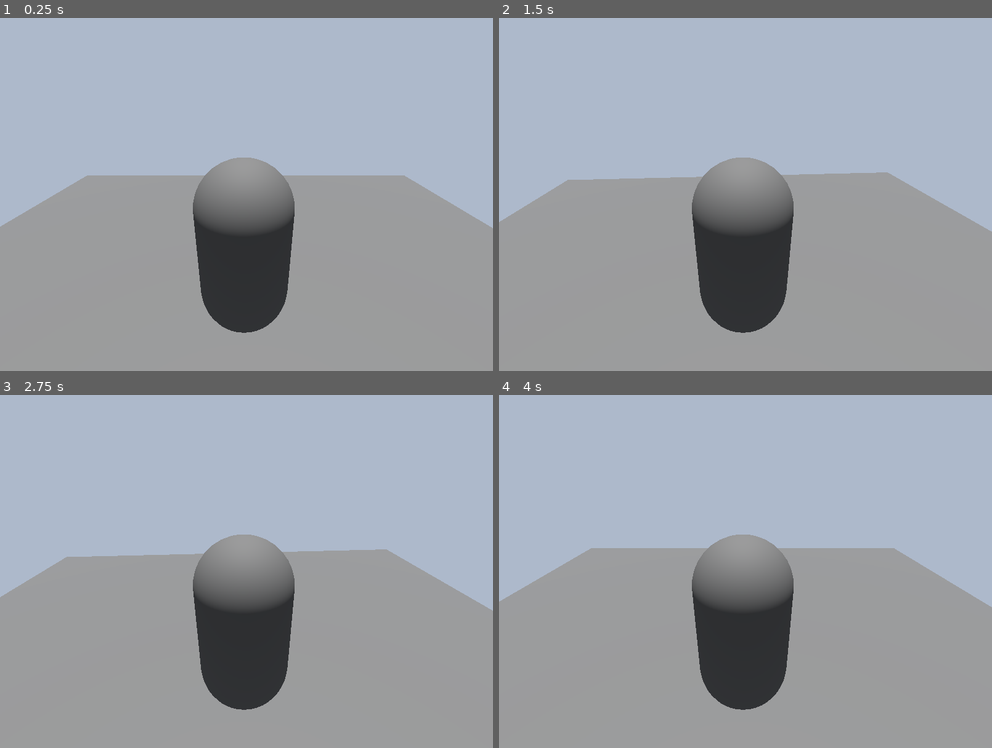
Above: before the commit, frames 1-4 (two rows, left to right).
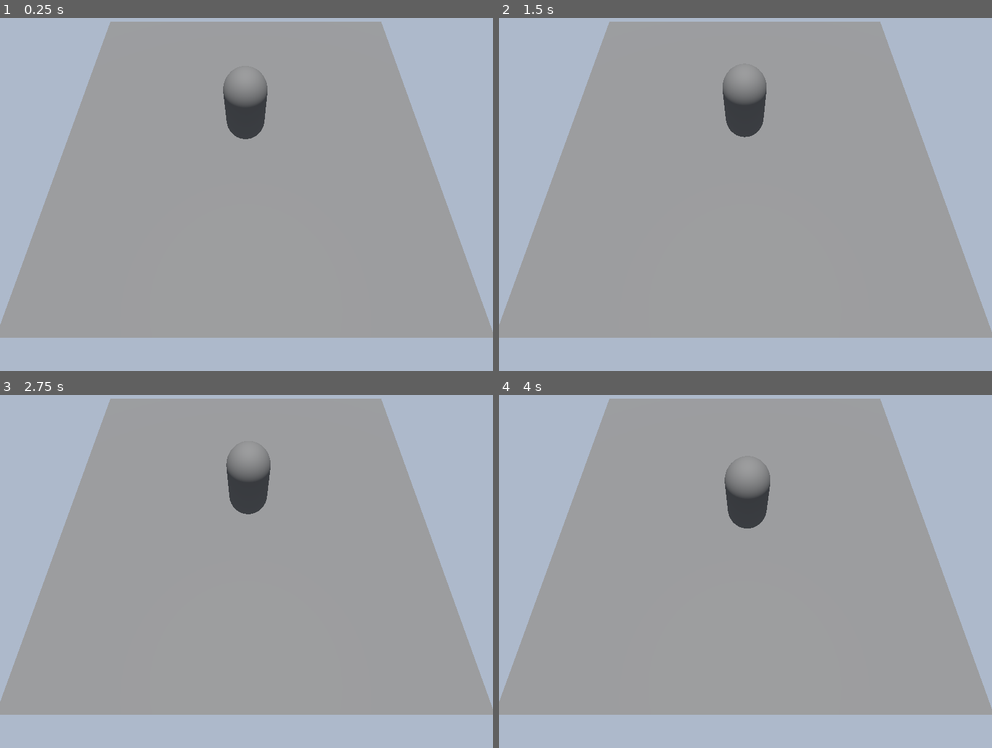
Above: after the commit, the same moments.

Repository: funhouse-ghoul/ChopShop
Game: Godot game, scene res://Scenes/2dMove.tscn
The game is run twice, just before and just after one commit, with the same random seed, the same clock (stepped at 60 frames per second) and the same inputs.
Inputs:
- Up to frame 1 (0.25 s): no input
- Up to frame 2 (1.5 s): tap Enter at 0.5 s; tap Right (io+r) at 0.6 s; tap Space at 1.25 s; tap W (io+x) at 1.35 s
- Up to frame 3 (2.75 s): tap Enter at 2 s; tap D (io+y) at 2.1 s
- Up to frame 4 (4 s): tap Space at 2.75 s; tap Left (io-r) at 2.85 s; tap Enter at 3.5 s; hold S (io-x) from 3.53 s (still down)

The runs differ from the first frame. In frame 1, 48% of the frame differs, in the area x 0-100%, y 1-100%; in frame 2, 48%; in frame 3, 48%; in frame 4, 48%.

Commit message:
Cleanup and reconsolidation from other projects

Diff:
--- /dev/null
+++ b/Prefabs/player_character.tscn
@@ -0,0 +1,17 @@
+[gd_scene format=3 uid="uid://2besls77sjdb"]
+
+[ext_resource type="Script" uid="uid://dgpmbcntp0hpt" path="res://Scripts/2d_player_mov.gd" id="1_uql71"]
+
+[sub_resource type="CapsuleMesh" id="CapsuleMesh_kgtat"]
+
+[sub_resource type="CapsuleShape3D" id="CapsuleShape3D_kgtat"]
+
+[node name="PlayerCharacter" type="CharacterBody3D" unique_id=825253521]
+script = ExtResource("1_uql71")
+mov_sty = 2
+
+[node name="LightDummy" type="MeshInstance3D" parent="." unique_id=1217479281]
+mesh = SubResource("CapsuleMesh_kgtat")
+
+[node name="CollisionShape3D" type="CollisionShape3D" parent="." unique_id=1757837311]
+shape = SubResource("CapsuleShape3D_kgtat")
--- a/Scenes/2dMove.tscn
+++ b/Scenes/2dMove.tscn
@@ -1,7 +1,7 @@
 [gd_scene format=3 uid="uid://d14t6ngwavtp5"]
 
 [ext_resource type="Environment" uid="uid://b4qygowk1fcof" path="res://Environments/BasicEnv.tres" id="1_f04nv"]
-[ext_resource type="Script" uid="uid://dgpmbcntp0hpt" path="res://Scripts/2d_player_mov.gd" id="1_vqktc"]
+[ext_resource type="PackedScene" uid="uid://2besls77sjdb" path="res://Prefabs/player_character.tscn" id="2_vqktc"]
 
 [sub_resource type="PlaneMesh" id="PlaneMesh_kgtat"]
 size = Vector2(10, 10)
@@ -9,11 +9,10 @@
 [sub_resource type="BoxShape3D" id="BoxShape3D_kgtat"]
 size = Vector3(10, 0.1, 10)
 
-[sub_resource type="CapsuleMesh" id="CapsuleMesh_kgtat"]
+[node name="World" type="Node3D" unique_id=1415019361]
 
-[sub_resource type="CapsuleShape3D" id="CapsuleShape3D_kgtat"]
-
-[node name="World" type="Node3D" unique_id=1415019361]
+[node name="WorldCam" type="Camera3D" parent="." unique_id=215360606]
+transform = Transform3D(-1.7804915e-08, 0.9132815, -0.407329, 3.9920803e-08, 0.407329, 0.9132815, 1, 0, -4.371139e-08, -4.193611, 5.6411715, 0.025782585)
 
 [node name="Environment" type="Node3D" parent="." unique_id=1587728660]
 
@@ -34,16 +33,5 @@
 transform = Transform3D(1, 0, 0, 0, 1, 0, 0, 0, 1, 0, -0.1, 0)
 shape = SubResource("BoxShape3D_kgtat")
 
-[node name="CharacterBody3D" type="CharacterBody3D" parent="." unique_id=479084047]
+[node name="PlayerCharacter" parent="." unique_id=825253521 instance=ExtResource("2_vqktc")]
 transform = Transform3D(1, 0, 0, 0, 1, 0, 0, 0, 1, 0, 1.0595083, 0)
-script = ExtResource("1_vqktc")
-mov_sty = 2
-
-[node name="LightDummy" type="MeshInstance3D" parent="CharacterBody3D" unique_id=1297722043]
-mesh = SubResource("CapsuleMesh_kgtat")
-
-[node name="Playercam" type="Camera3D" parent="CharacterBody3D/LightDummy" unique_id=215360606]
-transform = Transform3D(-4.0065174e-08, 0.39984143, -0.9165843, 1.7477626e-08, 0.9165843, 0.39984143, 1, -1.7763568e-15, -4.3711392e-08, -2.1280668, 1.658468, 0.025782585)
-
-[node name="CollisionShape3D" type="CollisionShape3D" parent="CharacterBody3D" unique_id=395495966]
-shape = SubResource("CapsuleShape3D_kgtat")
--- a/Scenes/Base.tscn
+++ b/Scenes/Base.tscn
@@ -1,8 +1,7 @@
 [gd_scene format=3 uid="uid://cfged8akl6ii2"]
 
 [ext_resource type="Environment" uid="uid://b4qygowk1fcof" path="res://Environments/BasicEnv.tres" id="1_lrlth"]
-
-[sub_resource type="CapsuleMesh" id="CapsuleMesh_kgtat"]
+[ext_resource type="PackedScene" uid="uid://2besls77sjdb" path="res://Prefabs/player_character.tscn" id="2_56fhp"]
 
 [sub_resource type="PlaneMesh" id="PlaneMesh_kgtat"]
 size = Vector2(10, 10)
@@ -11,13 +10,6 @@
 size = Vector3(10, 0.1, 10)
 
 [node name="World" type="Node3D" unique_id=1415019361]
-
-[node name="Playercam" type="Camera3D" parent="." unique_id=215360606]
-transform = Transform3D(-4.0065174e-08, 0.39984143, -0.9165843, 1.7477626e-08, 0.9165843, 0.39984143, 1, -1.7763568e-15, -4.3711392e-08, -1.2724847, 2.9204473, 0.025782585)
-
-[node name="LightDummy" type="MeshInstance3D" parent="." unique_id=1297722043]
-transform = Transform3D(1, 0, 0, 0, 1, 0, 0, 0, 1, 0, 1.3013675, 0)
-mesh = SubResource("CapsuleMesh_kgtat")
 
 [node name="Environment" type="Node3D" parent="." unique_id=1587728660]
 
@@ -37,3 +29,11 @@
 [node name="CollisionShape3D" type="CollisionShape3D" parent="Geometry/Floor/StaticBody3D" unique_id=1563215489]
 transform = Transform3D(1, 0, 0, 0, 1, 0, 0, 0, 1, 0, -0.1, 0)
 shape = SubResource("BoxShape3D_kgtat")
+
+[node name="PlayerCharacter" parent="." unique_id=825253521 instance=ExtResource("2_56fhp")]
+transform = Transform3D(1, 0, 0, 0, 1, 0, 0, 0, 1, 0, 1.0024688, 0)
+
+[node name="CamComps" type="Node" parent="." unique_id=924571546]
+
+[node name="WorldCam" type="Camera3D" parent="CamComps" unique_id=215360606]
+transform = Transform3D(-3.5865654e-08, 0.5716315, -0.8205105, 2.4986807e-08, 0.8205105, 0.5716315, 1, -1.7763568e-15, -4.3711392e-08, -1.9354603, 3.316549, 0.025782108)
--- a/Scripts/2d_player_mov.gd
+++ b/Scripts/2d_player_mov.gd
@@ -21,6 +21,7 @@
 	move_and_slide()
 	#---End---
 
+#Function to affect velocity uniformly
 func update_velocity(vec: Vector3)->void:
 	velocity = vec.normalized()*lin_spd
 
@@ -48,6 +49,7 @@
 	var vec = (get_lin_move_x()+get_lin_move_y())
 	update_velocity(vec)
 
+#Encapsulate repr. both 2d movement and a rotation comp.
 func plane_and_rot_move(delta) -> void:
 	proc_y_rotation(delta)
 	lin_2d_move()
